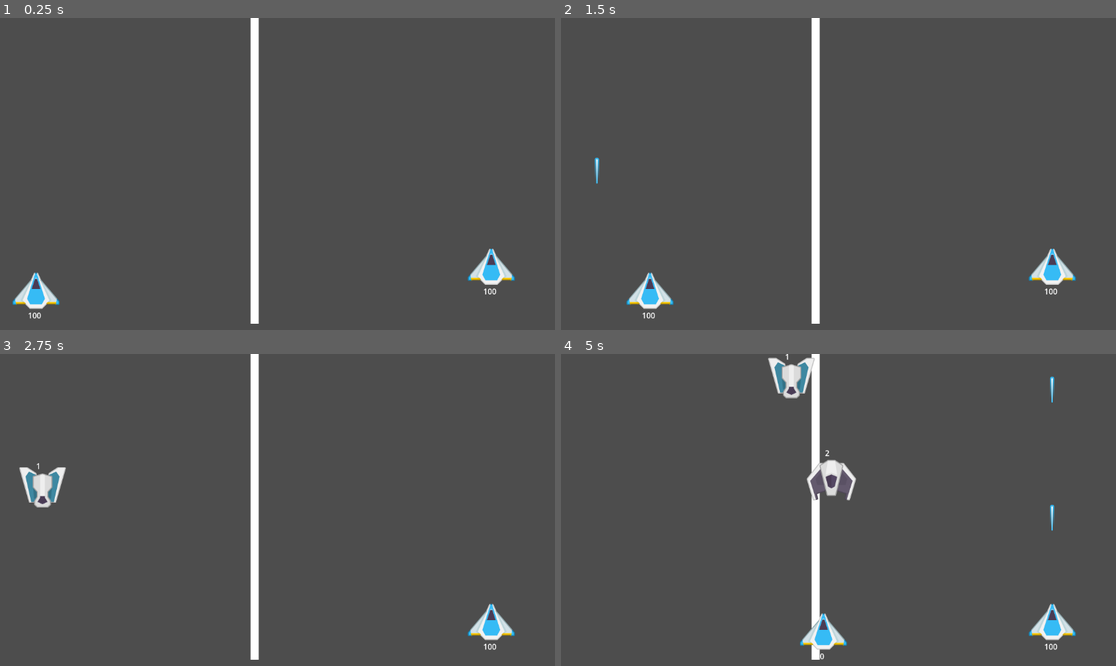
Above: before the commit, frames 1-4 (two rows, left to right).
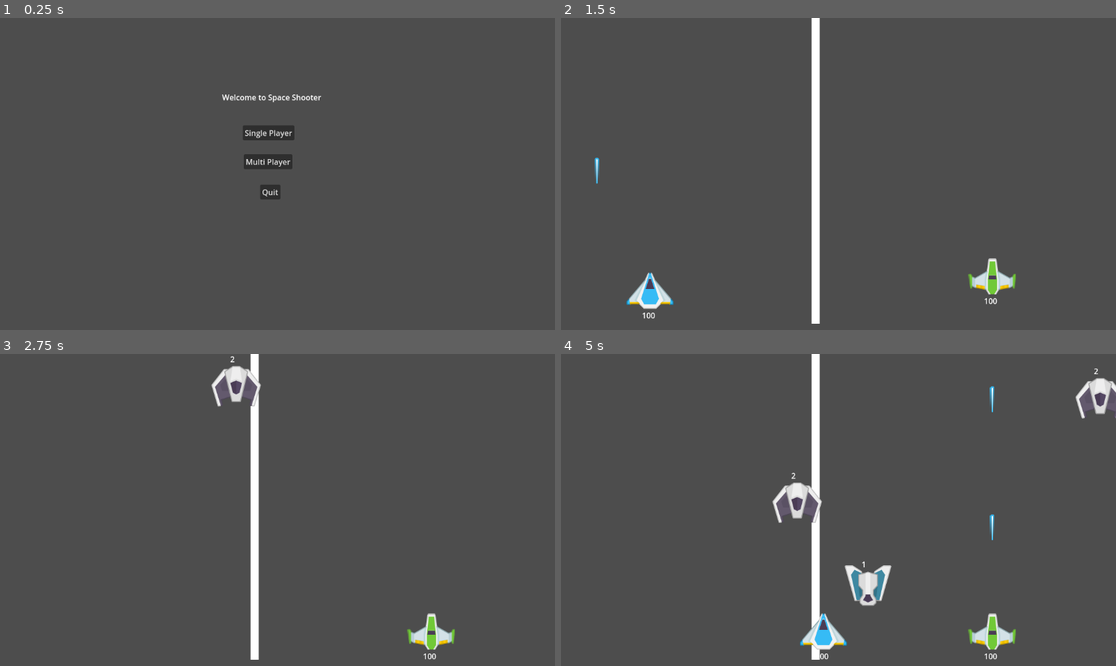
Above: after the commit, the same moments.

Repository: youssefx991/Space-Shooter-Co-op
Game: Godot game, scene res://Main Menu/main_menu.tscn
The game is run twice, just before and just after one commit, with the same random seed, the same clock (stepped at 60 frames per second) and the same inputs. Before the commit the project starts from res://World/world.tscn.
Inputs (mouse positions are in pixels of both pictures, inside the frame that each line leads up to):
- Up to frame 1 (0.25 s): no input
- Up to frame 2 (1.5 s): click (827, 161) at 0.5 s, where only the run after the commit has a clickable "Multi Player"; tap Enter at 1.25 s; hold D (player1_right) from 1.28 s (still down); hold F (player1_shoot) from 1.28 s (still down)
- Up to frame 3 (2.75 s): release D (player1_right) at 2.03 s; release F (player1_shoot) at 2.03 s; hold S (player1_down) from 2.03 s (still down); tap Down (player2_down) at 2.1 s
- Up to frame 4 (5 s): release S (player1_down) at 2.78 s; hold D (player1_right) 2.78-3.53 s; tap Left (player2_left) at 2.85 s; hold W (player1_up) 3.53-4.28 s; tap Right (player2_right) at 3.6 s; hold A (player1_left) from 4.28 s (still down); hold Keypad 0 (player2_shoot) from 4.28 s (still down)

The runs differ from the first frame. In frame 1, 3.6% of the frame differs, in the area x 2-93%, y 0-98%; in frame 2, 1.1%; in frame 3, 2.4%; in frame 4, 4.6%, in the area x 37-100%, y 0-98%.

Commit message:
player2 as inherited scene

Diff:
--- /dev/null
+++ b/Main Menu/main_menu.gd
@@ -0,0 +1,20 @@
+extends Control
+
+
+# Called when the node enters the scene tree for the first time.
+func _ready():
+	pass # Replace with function body.
+
+
+# Called every frame. 'delta' is the elapsed time since the previous frame.
+func _process(delta):
+	pass
+
+
+func _on_multi_pressed():
+	get_tree().change_scene_to_file("res://World/world.tscn")
+
+
+
+func _on_quit_pressed():
+	get_tree().quit()
--- /dev/null
+++ b/Main Menu/main_menu.tscn
@@ -0,0 +1,55 @@
+[gd_scene load_steps=2 format=3 uid="uid://bep48wn7duio"]
+
+[ext_resource type="Script" path="res://Main Menu/main_menu.gd" id="1_q63h7"]
+
+[node name="Main Menu" type="Control"]
+layout_mode = 3
+anchors_preset = 15
+anchor_right = 1.0
+anchor_bottom = 1.0
+grow_horizontal = 2
+grow_vertical = 2
+script = ExtResource("1_q63h7")
+
+[node name="Label" type="Label" parent="."]
+layout_mode = 1
+anchors_preset = -1
+anchor_left = 0.417
+anchor_top = 0.356
+anchor_right = 0.417
+anchor_bottom = 0.356
+offset_left = -19.384
+offset_top = -77.688
+offset_right = 186.616
+offset_bottom = -48.688
+grow_horizontal = 2
+grow_vertical = 2
+text = "Welcome to Space Shooter"
+
+[node name="single" type="Button" parent="."]
+layout_mode = 0
+offset_left = 504.0
+offset_top = 223.0
+offset_right = 611.0
+offset_bottom = 254.0
+text = "Single Player
+"
+
+[node name="multi" type="Button" parent="."]
+layout_mode = 0
+offset_left = 506.0
+offset_top = 283.0
+offset_right = 607.0
+offset_bottom = 314.0
+text = "Multi Player"
+
+[node name="quit" type="Button" parent="."]
+layout_mode = 0
+offset_left = 540.0
+offset_top = 346.0
+offset_right = 582.0
+offset_bottom = 377.0
+text = "Quit"
+
+[connection signal="pressed" from="multi" to="." method="_on_multi_pressed"]
+[connection signal="pressed" from="quit" to="." method="_on_quit_pressed"]
--- /dev/null
+++ b/Player2/player_2.tscn
@@ -0,0 +1,14 @@
+[gd_scene load_steps=3 format=3 uid="uid://bhpcsjdare71o"]
+
+[ext_resource type="PackedScene" uid="uid://dvqmh3bw2hahw" path="res://Player1/player1.tscn" id="1_t7a03"]
+[ext_resource type="Texture2D" uid="uid://bvq5mcb11otb7" path="res://Space Shooter Assets/PNG/playerShip1_green.png" id="2_gie3q"]
+
+[node name="Player2" instance=ExtResource("1_t7a03")]
+player_number = 2
+
+[node name="Sprite2D" parent="." index="0"]
+texture = ExtResource("2_gie3q")
+
+[node name="CollisionPolygon2D" parent="." index="1"]
+position = Vector2(-13, 37)
+polygon = PackedVector2Array(5, 0, 20, 0, 27, -9, 53, -16, 57, -12, 59, -13, 63, -42, 58, -44, 55, -39, 48, -35, 25, -49, 22, -75, 5, -75, 1, -49, -22, -36, -28, -39, -30, -44, -35, -45, -36, -42, -36, -39, -34, -14, -30, -13, -29, -17, -2, -11)
--- a/World/world.gd
+++ b/World/world.gd
@@ -45,8 +45,8 @@
 func _on_enemy_spawn_timer_timeout():
 	var enemy_to_spawn = enemy_scenes.pick_random().instantiate()
 	enemy_to_spawn.say_entered_land.connect(_on_enemy_say_entered_land)
-	var random_x = randf_range(0, 1920)
-	while (random_x == 960):
-		random_x = randf_range(0, 1920)
-	enemy_to_spawn.global_position = Vector2(randf_range(0, 1920), 50)
+	var random_x = randf_range(0, 1152)
+	while (random_x == 576):
+		random_x = randf_range(0, 1152)
+	enemy_to_spawn.global_position = Vector2(random_x, 50)
 	add_child(enemy_to_spawn)
--- a/World/world.tscn
+++ b/World/world.tscn
@@ -1,9 +1,10 @@
-[gd_scene load_steps=5 format=3 uid="uid://c0ntwi1y2ncqu"]
+[gd_scene load_steps=6 format=3 uid="uid://c0ntwi1y2ncqu"]
 
 [ext_resource type="Script" path="res://World/world.gd" id="1_dpxya"]
 [ext_resource type="PackedScene" uid="uid://dvqmh3bw2hahw" path="res://Player1/player1.tscn" id="2_uxi6s"]
 [ext_resource type="PackedScene" uid="uid://cll21i7067aix" path="res://Enemy/enemy.tscn" id="3_nwgq0"]
 [ext_resource type="PackedScene" uid="uid://ddv7ggnmeib88" path="res://DriverEnemy/driver_enemy.tscn" id="4_1us25"]
+[ext_resource type="PackedScene" uid="uid://bhpcsjdare71o" path="res://Player2/player_2.tscn" id="5_lxeox"]
 
 [node name="World" type="Node2D"]
 script = ExtResource("1_dpxya")
@@ -28,8 +29,7 @@
 [node name="split_screen_position" type="Marker2D" parent="."]
 position = Vector2(526, 631)
 
-[node name="Player2" parent="." instance=ExtResource("2_uxi6s")]
-position = Vector2(1020, 517)
-player_number = 2
+[node name="Player2" parent="." instance=ExtResource("5_lxeox")]
+position = Vector2(895, 537)
 
 [connection signal="timeout" from="EnemySpawnTimer" to="." method="_on_enemy_spawn_timer_timeout"]
--- a/project.godot
+++ b/project.godot
@@ -11,7 +11,7 @@
 [application]
 
 config/name="Space Shooter"
-run/main_scene="res://World/world.tscn"
+run/main_scene="res://Main Menu/main_menu.tscn"
 config/features=PackedStringArray("4.2", "Forward Plus")
 config/icon="res://icon.svg"
 
